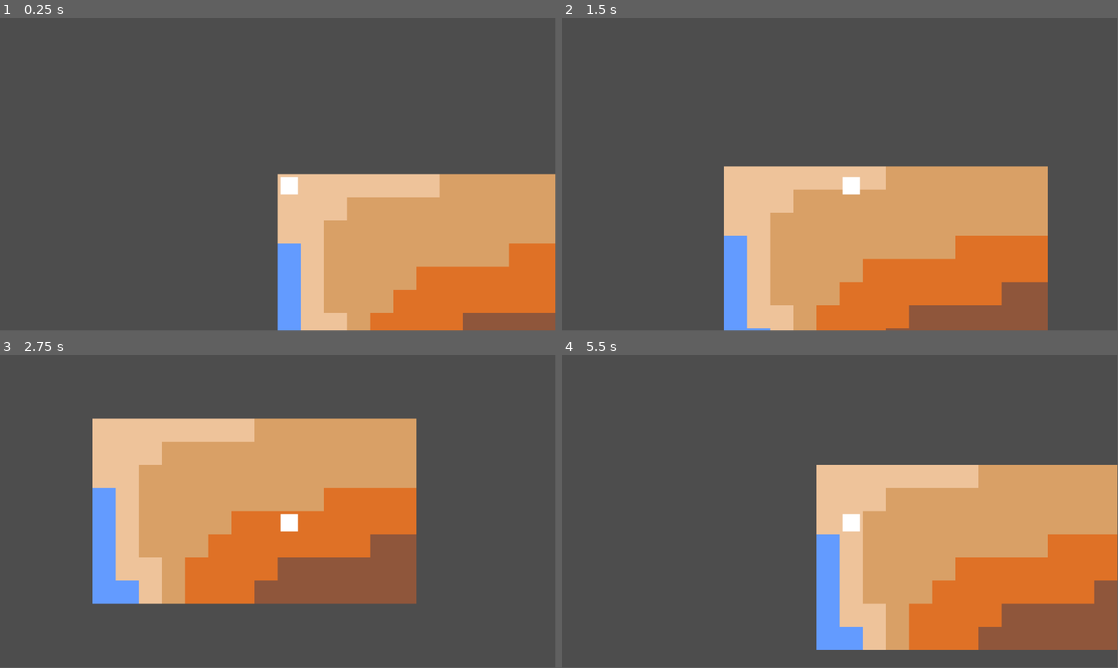
Above: before the commit, frames 1-4 (two rows, left to right).
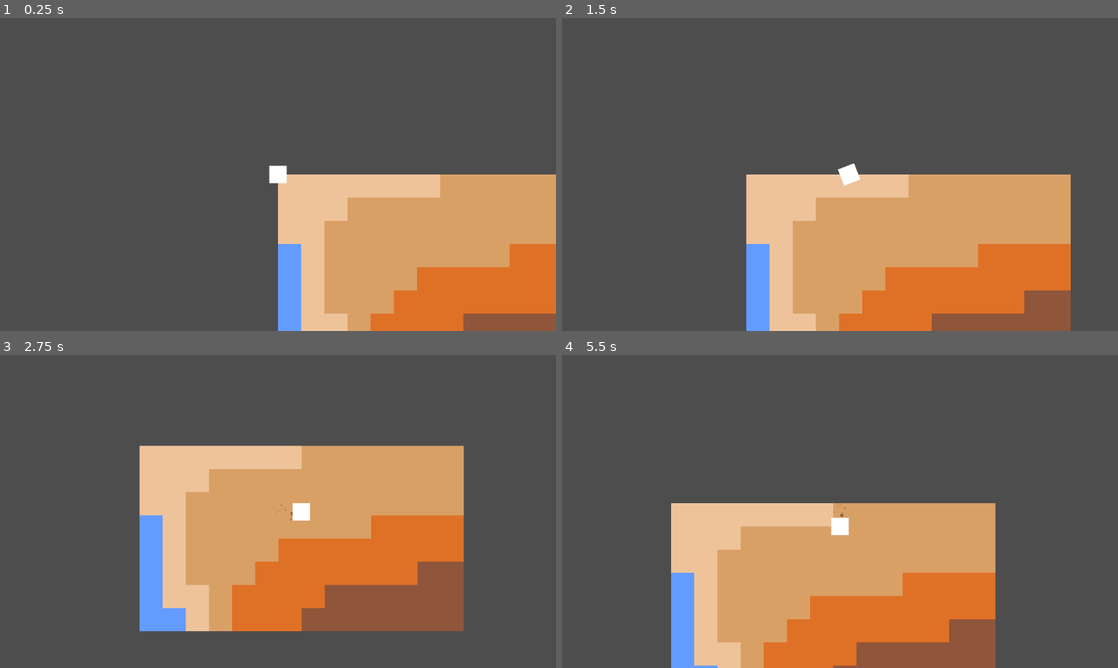
Above: after the commit, the same moments.

Repository: late-parrot/tsa-video-game-design-2026
Game: Godot game, scene res://scenes/main.tscn
The game is run twice, just before and just after one commit, with the same random seed, the same clock (stepped at 60 frames per second) and the same inputs.
Inputs:
- Up to frame 1 (0.25 s): no input
- Up to frame 2 (1.5 s): tap Enter at 0.5 s; hold Right (right) 0.53-1.28 s; hold Down (down) from 1.28 s (still down)
- Up to frame 3 (2.75 s): release Down (down) at 2.03 s; hold Right (right) from 2.03 s (still down)
- Up to frame 4 (5.5 s): release Right (right) at 2.78 s; hold Up (up) 2.78-3.53 s; hold Left (left) 3.53-5.03 s; hold Down (down) from 5.03 s (still down)
In our replay, the window is 799x449 before the commit and 800x450 after it. These sizes can differ from the game's own. Grey fills any space a smaller window leaves; there, only what the larger window draws over its background counts as a difference.

The runs differ from the first frame. In frame 1, 0.9% of the frame differs, in the area x 48-100%, y 47-100%; in frame 2, 13%; in frame 3, 34%; in frame 4, 39%, in the area x 19-100%, y 35-100%.

Commit message:
Change to smooth disembark movement

Diff:
--- a/project.godot
+++ b/project.godot
@@ -14,6 +14,10 @@
 run/main_scene="uid://b3gh8l0hv0i6g"
 config/features=PackedStringArray("4.5", "GL Compatibility")
 config/icon="res://assets/icon.svg"
+
+[display]
+
+window/stretch/mode="viewport"
 
 [input]
 
--- a/scenes/disembark.tscn
+++ b/scenes/disembark.tscn
@@ -13,3 +13,4 @@
 
 [node name="Camera2D" type="Camera2D" parent="DisembarkPlayer"]
 zoom = Vector2(3, 3)
+position_smoothing_enabled = true
--- a/scenes/disembark_player.tscn
+++ b/scenes/disembark_player.tscn
@@ -2,8 +2,8 @@
 
 [ext_resource type="Script" uid="uid://boupqffjpp1kj" path="res://scripts/disembark_player.gd" id="1_151jb"]
 
-[sub_resource type="RectangleShape2D" id="RectangleShape2D_todaf"]
-size = Vector2(14, 14)
+[sub_resource type="CircleShape2D" id="CircleShape2D_151jb"]
+radius = 7.0000005
 
 [sub_resource type="Gradient" id="Gradient_efpyd"]
 colors = PackedColorArray(1, 1, 1, 1, 1, 1, 1, 1)
@@ -47,19 +47,18 @@
 script = ExtResource("1_151jb")
 
 [node name="CollisionShape2D" type="CollisionShape2D" parent="."]
-position = Vector2(8, 8)
-shape = SubResource("RectangleShape2D_todaf")
+position = Vector2(-4.7683716e-07, 0)
+shape = SubResource("CircleShape2D_151jb")
 
 [node name="GPUParticles2D" type="GPUParticles2D" parent="."]
-visible = false
-modulate = Color(0, 0, 0, 0.2)
-position = Vector2(8, 8)
+modulate = Color(0, 0, 0, 0.38431373)
+position = Vector2(-4.7683716e-07, 0)
 amount = 16
 texture = SubResource("GradientTexture2D_178ay")
 lifetime = 0.2
 process_material = SubResource("ParticleProcessMaterial_efpyd")
 
 [node name="Sprite2D" type="Sprite2D" parent="."]
-position = Vector2(7.999999, 8)
+position = Vector2(-1.4305115e-06, 4.7683716e-07)
 scale = Vector2(0.75000006, 0.75)
 texture = SubResource("GradientTexture2D_efpyd")
--- a/scripts/disembark_player.gd
+++ b/scripts/disembark_player.gd
@@ -1,26 +1,45 @@
 extends CharacterBody2D
 
 
-const TILE_SIZE = 16
-var moving = false
+@export var SPEED = 100.0
+@export var ACCELERATION = 1000.0
+@export var FRICTION = 300.0
+@export var ROTATION_SPEED = 6.0
 
-func _physics_process(_delta: float) -> void:
-	if not moving:
-		var d := Input.get_vector("left", "right", "up", "down")
-		# Set the vector to whichever direction is strongest
-		d = Vector2(sign(d.x), 0) if abs(d.x) > abs(d.y) \
-			else Vector2(0, sign(d.y))
-		if d:
-			var collision = move_and_collide(d*TILE_SIZE, true)
-			if collision:
-				return
-			moving = true
-			var tween = create_tween()
-			tween.set_ease(Tween.EASE_IN_OUT)
-			tween.tween_property(self, "position", position+d*TILE_SIZE, 0.1)
-			tween.tween_callback(move_false)
+func _physics_process(delta: float) -> void:
+	var direction := Input.get_vector("left", "right", "up", "down")
+	if direction:
+		rotation = rotate_toward(rotation, direction.angle(), ROTATION_SPEED*delta)
+	if direction and is_equal_approx(rotation, direction.angle()):
+		velocity = velocity.move_toward(direction*SPEED, ACCELERATION*delta)
+	else:
+		velocity = velocity.move_toward(Vector2.ZERO, FRICTION)
+	move_and_slide()
 
-func move_false() -> void:
-	await get_tree().create_timer(0.05).timeout
-	moving = false
-	position = Vector2(16*round(position.x/16), 16*round(position.y/16))
+#####################
+##  GRID MOVEMENT  ##
+#####################
+
+#const TILE_SIZE = 16
+#var moving = false
+#
+#func _physics_process(_delta: float) -> void:
+	#if not moving:
+		#var d := Input.get_vector("left", "right", "up", "down")
+		## Set the vector to whichever direction is strongest
+		#d = Vector2(sign(d.x), 0) if abs(d.x) > abs(d.y) \
+			#else Vector2(0, sign(d.y))
+		#if d:
+			#var collision = move_and_collide(d*TILE_SIZE, true)
+			#if collision:
+				#return
+			#moving = true
+			#var tween = create_tween()
+			#tween.set_ease(Tween.EASE_IN_OUT)
+			#tween.tween_property(self, "position", position+d*TILE_SIZE, 0.1)
+			#tween.tween_callback(move_false)
+#
+#func move_false() -> void:
+	#await get_tree().create_timer(0.05).timeout
+	#moving = false
+	#position = Vector2(16*round(position.x/16), 16*round(position.y/16))
